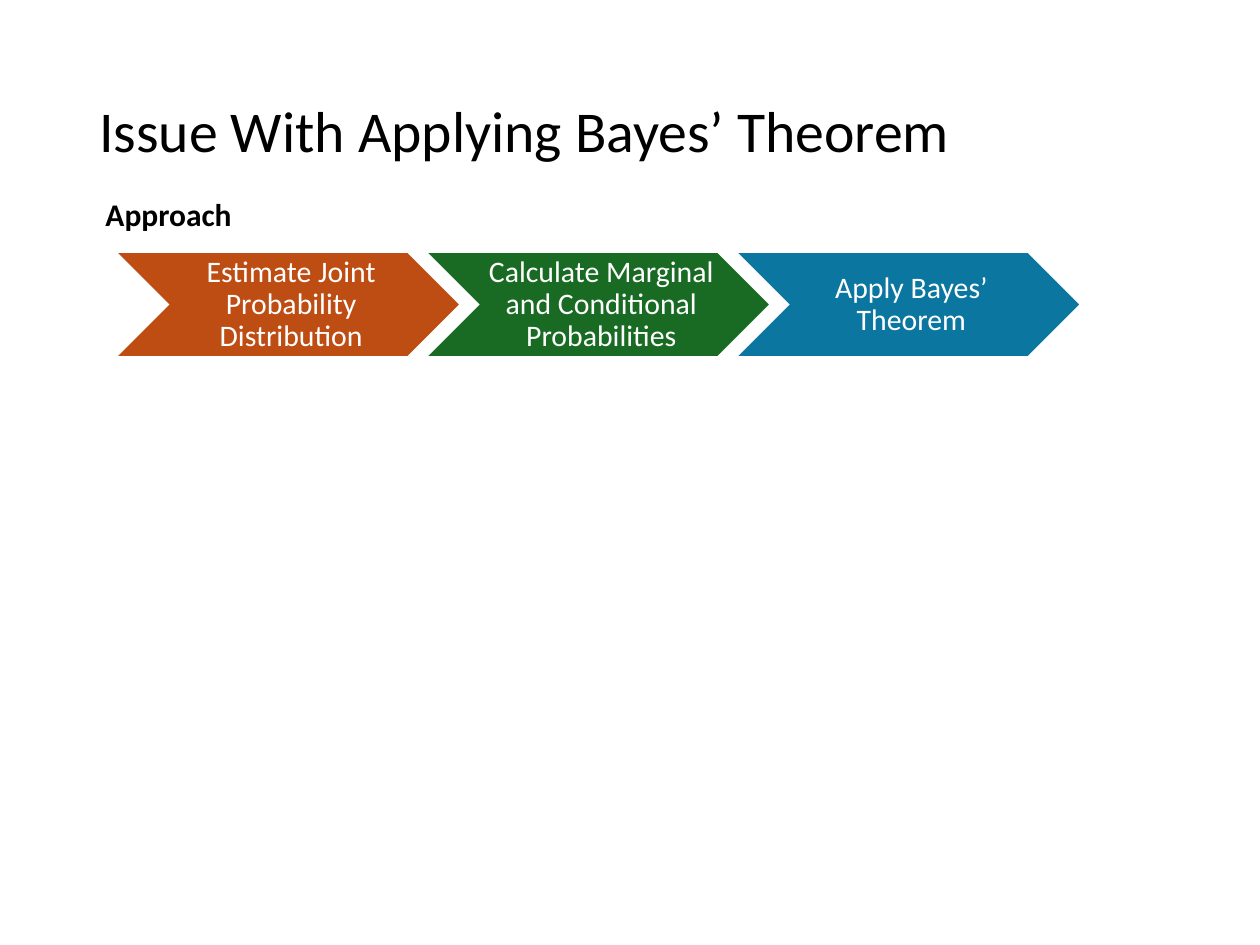
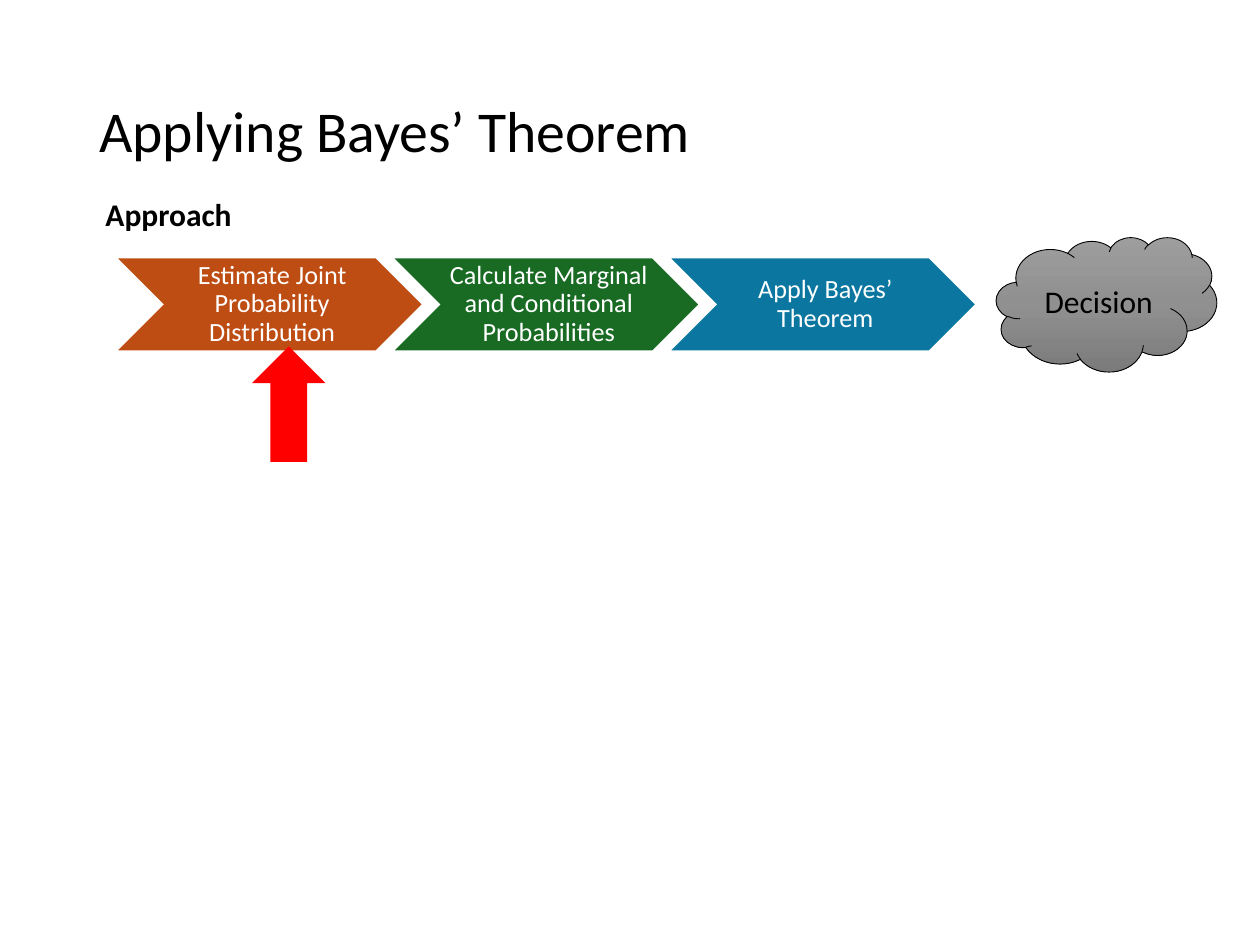
Before and after one commit to mhahsler/CS7320-AI, a slide deck: slide 13 of slides/12_uncertainty.pptx (slide 11 before the commit). Drawn at 1260x945 pixels with LibreOffice and Linux fonts; fonts in the diff are those of the drawing; grey boxes stand for pictures. Boxes give left, top, right and bottom in pixels: in the first picture for what was removed or moved away, otherwise in the second. Text is boxed around its words. In the diff, an @@ line names an element or a change of style, - is before the commit and + after.

```diff
--- a/slides/12_uncertainty.pptx
+++ b/slides/12_uncertainty.pptx
@@ title at box(99, 111, 690, 162): text changed @@
-Issue With Applying Bayes’ Theorem
+Applying Bayes’ Theorem
@@ cloud added at box(997, 237, 1217, 372), fill gradient #9D9D9D to #909090 to #7C7C7C, outline #000000 0.5 pt, 18 pt, text #000000 @@
+Decision
@@ chevron: place and size @@
-chevron at box(116, 252, 460, 357)
+chevron at box(116, 258, 423, 352)
@@ chevron: place and size @@
-chevron at box(426, 252, 770, 357)
+chevron at box(392, 258, 699, 352)
@@ text "Calculate Marginal and Conditional Probabilities": place and size @@
-text "Calculate Marginal and Conditional Probabilities" at box(489, 261, 713, 347)
+text "Calculate Marginal and Conditional Probabilities" at box(450, 265, 647, 341)
@@ chevron: place and size @@
-chevron at box(736, 252, 1080, 357)
+chevron at box(669, 258, 976, 352)
@@ size 17 to 15 pt in 3 elements at box(198, 266, 347, 341), box(450, 265, 647, 341), box(758, 279, 893, 327) @@
@@ text "Apply Bayes’ Theorem": place and size @@
-text "Apply Bayes’ Theorem" at box(835, 277, 988, 331)
+text "Apply Bayes’ Theorem" at box(758, 279, 893, 327)
@@ down arrow added at box(252, 346, 325, 462), fill #FF0000 @@
```
Also in this commit, not shown: 1 other slide changed, 2 slides added, 6 other files.
